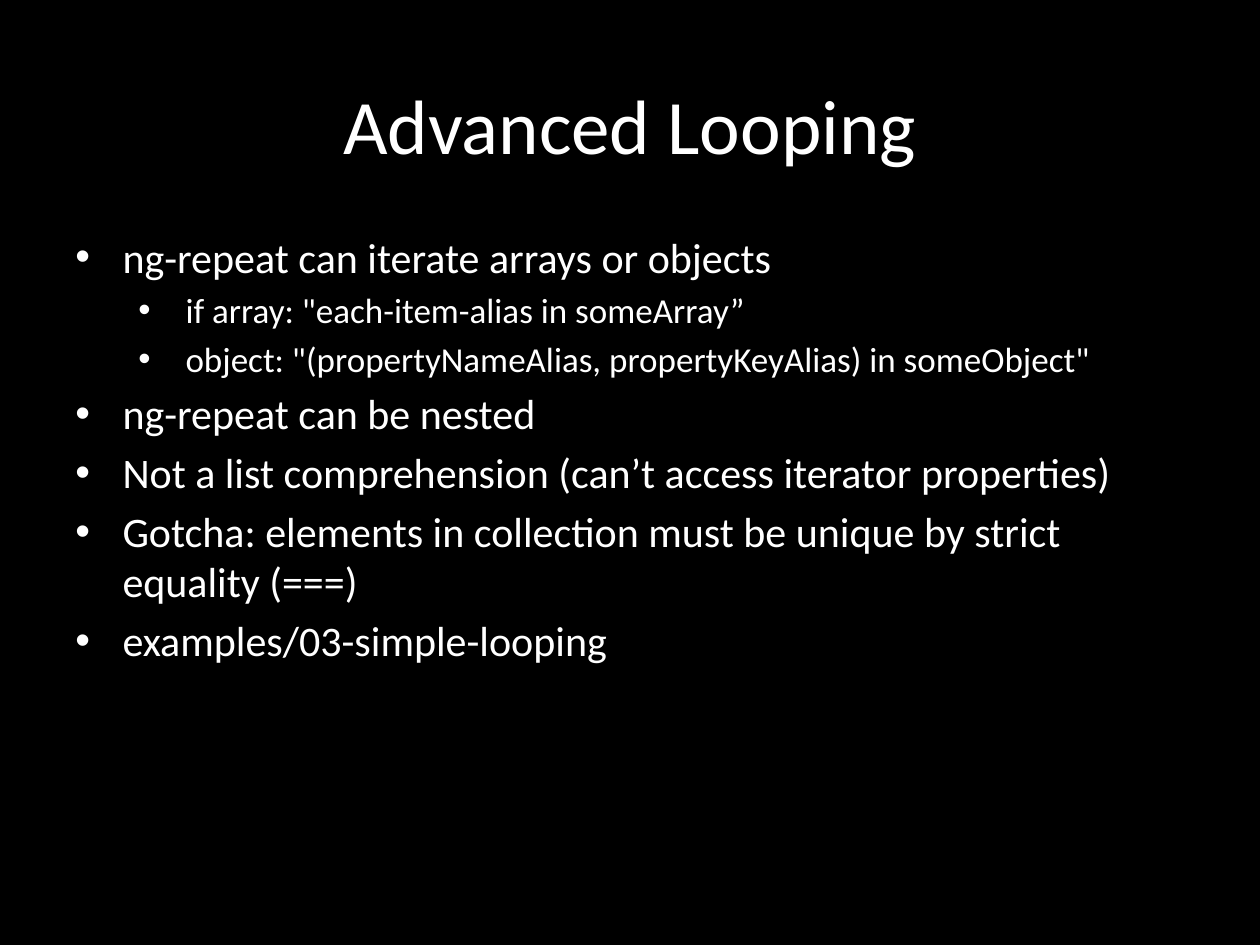
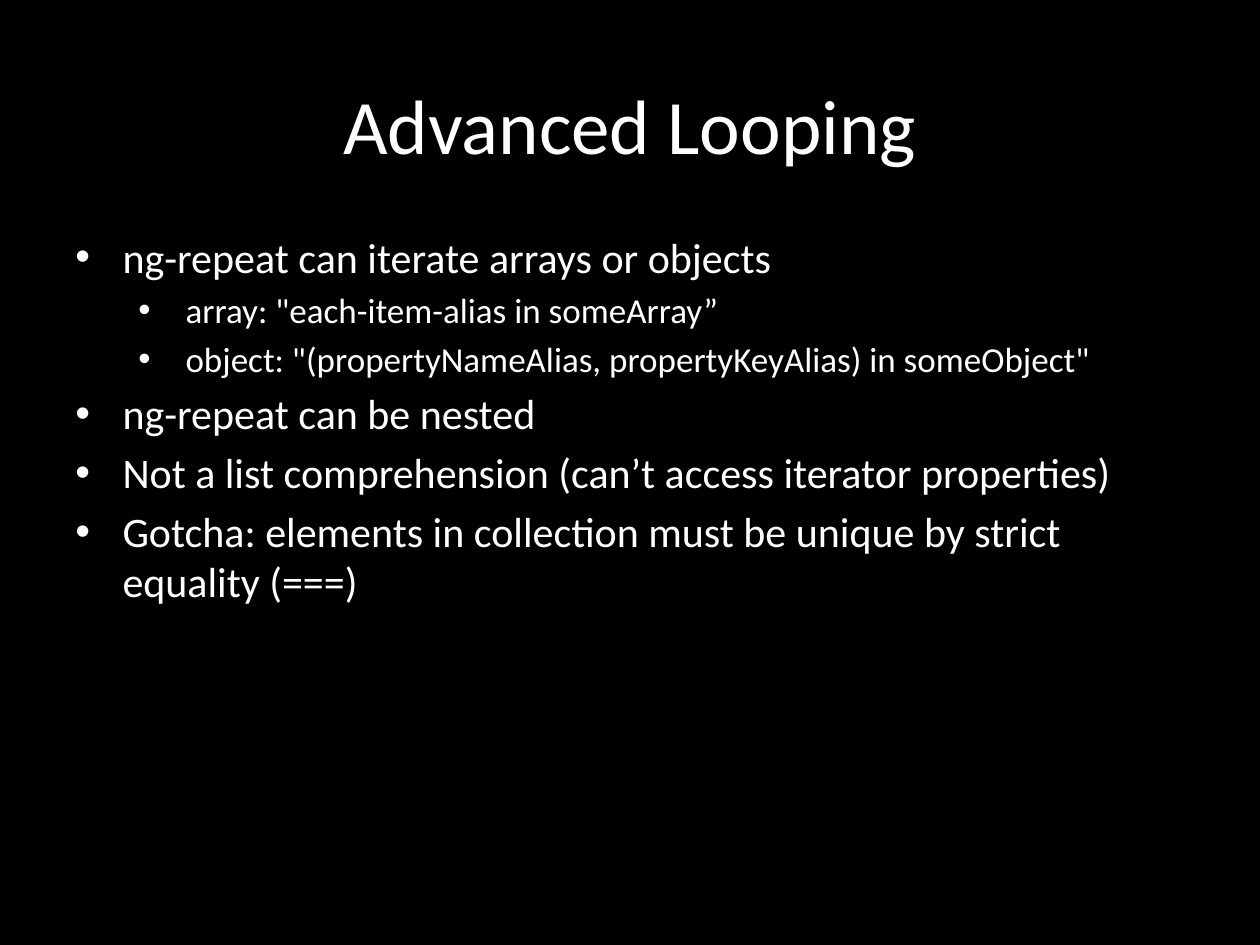
Before and after one commit to eliasjames/training-angular, a slide deck: slide 11 of slides/Angular Slides Day 2.pptx (slide 10 before the commit). Drawn at 1260x945 pixels with LibreOffice and Linux fonts; fonts in the diff are those of the drawing. Boxes give left, top, right and bottom in pixels: in the first picture for what was removed or moved away, otherwise in the second. Text is boxed around its words. In the diff, an @@ line names an element or a change of style, - is before the commit and + after.

```diff
--- a/slides/Angular Slides Day 2.pptx
+++ b/slides/Angular Slides Day 2.pptx
@@ subtitle at box(186, 298, 718, 329): text changed @@
-  • if array: "each-item-alias in someArray”
+  • array: "each-item-alias in someArray”
@@ subtitle at box(123, 626, 607, 664): paragraph removed @@
-• examples/03-simple-looping
```
Also in this commit, not shown: 6 other slides changed, 1 slide added, 13 slides removed, 1 other file.
